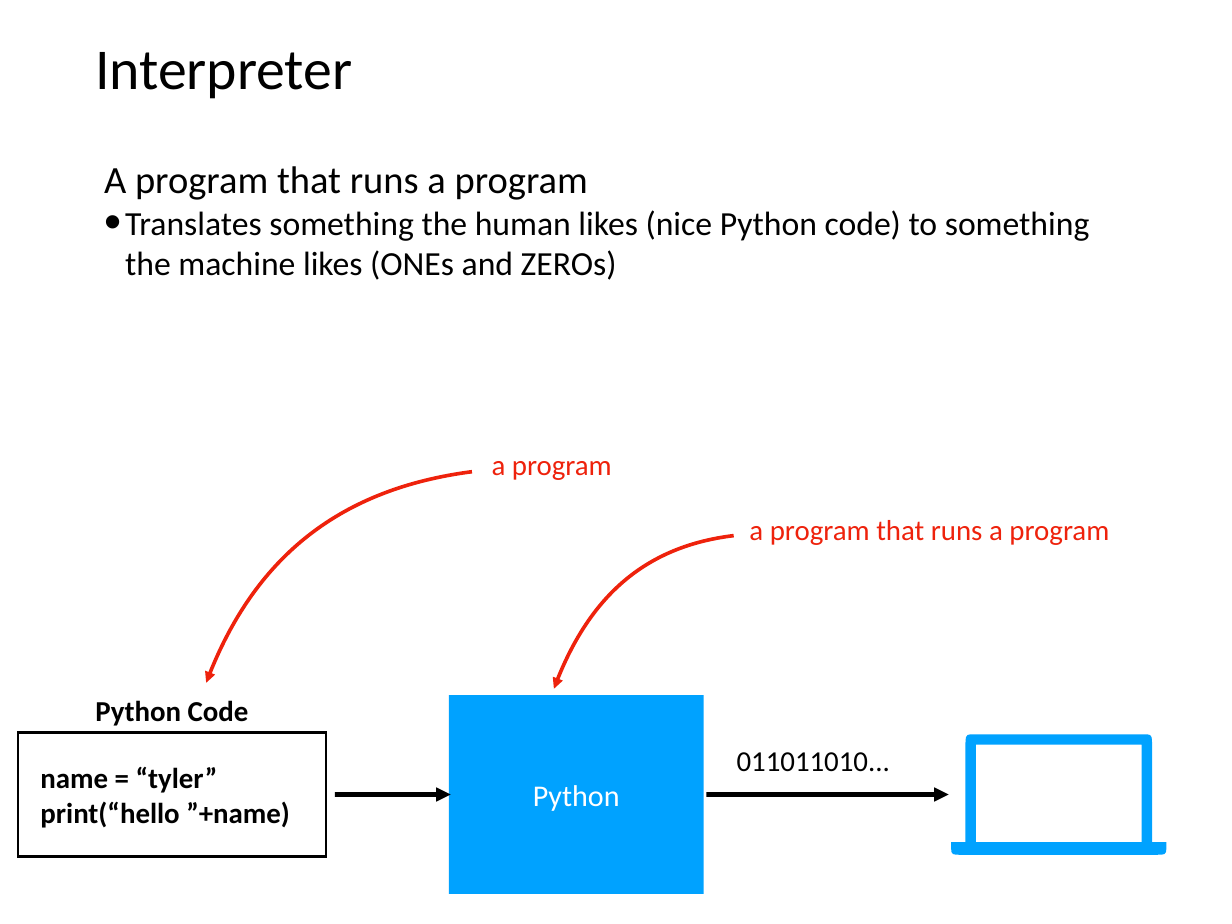
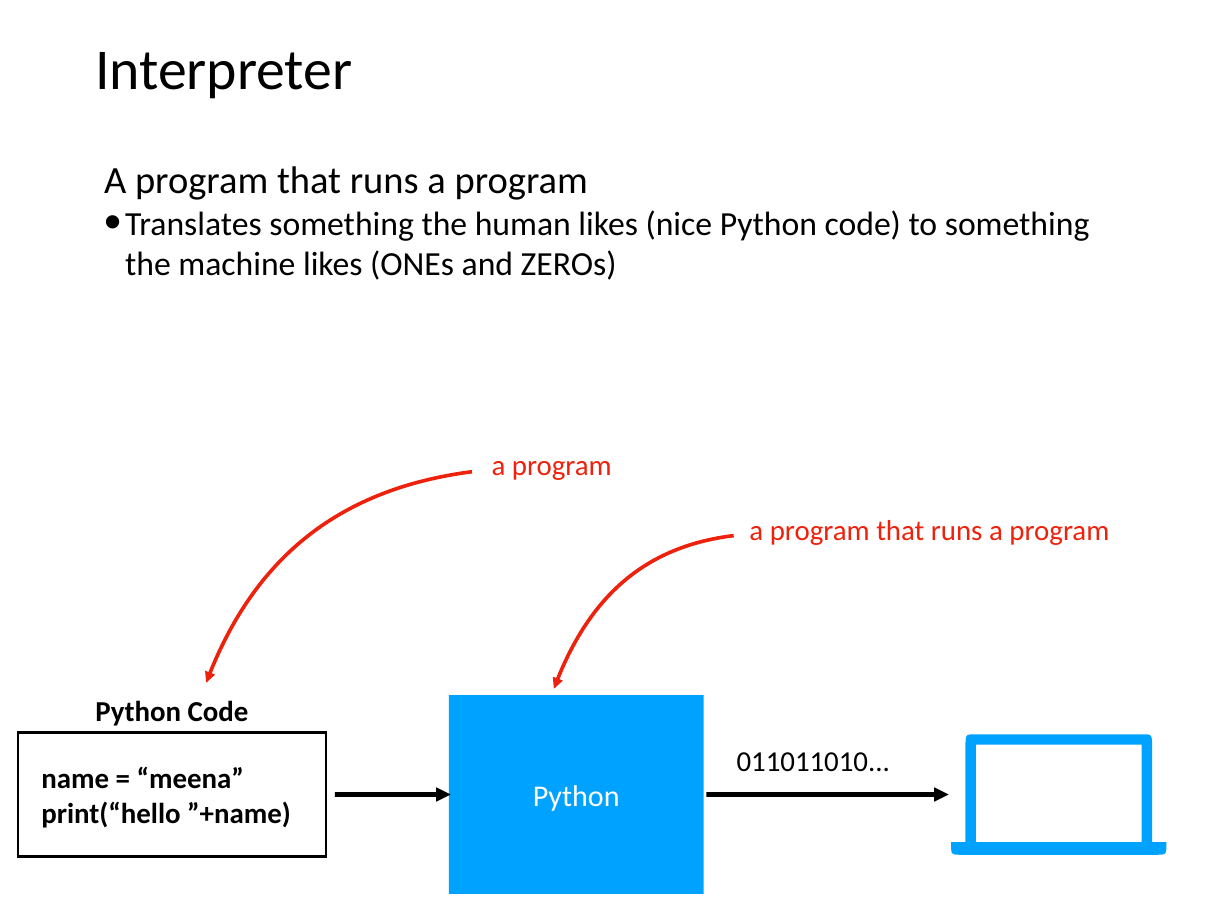
Before and after one commit to tylerharter/caraza-harter-com, a slide deck: slide 16 of tyler/meena/cs220/f21/materials/lec_04_F21.ppt. Drawn at 1232x924 pixels with LibreOffice and Linux fonts; fonts in the diff are those of the drawing. Boxes give left, top, right and bottom in pixels: in the first picture for what was removed or moved away, otherwise in the second. Text is boxed around its words. In the diff, an @@ line names an element or a change of style, - is before the commit and + after.

```diff
--- a/tyler/meena/cs220/f21/materials/lec_04_F21.ppt
+++ b/tyler/meena/cs220/f21/materials/lec_04_F21.ppt
@@ text at (41, 767, 244, 789): text changed @@
-name = “tyler”
+name = “meena”
```
Also in this commit, not shown: 4 other slides changed, 4 other files.
